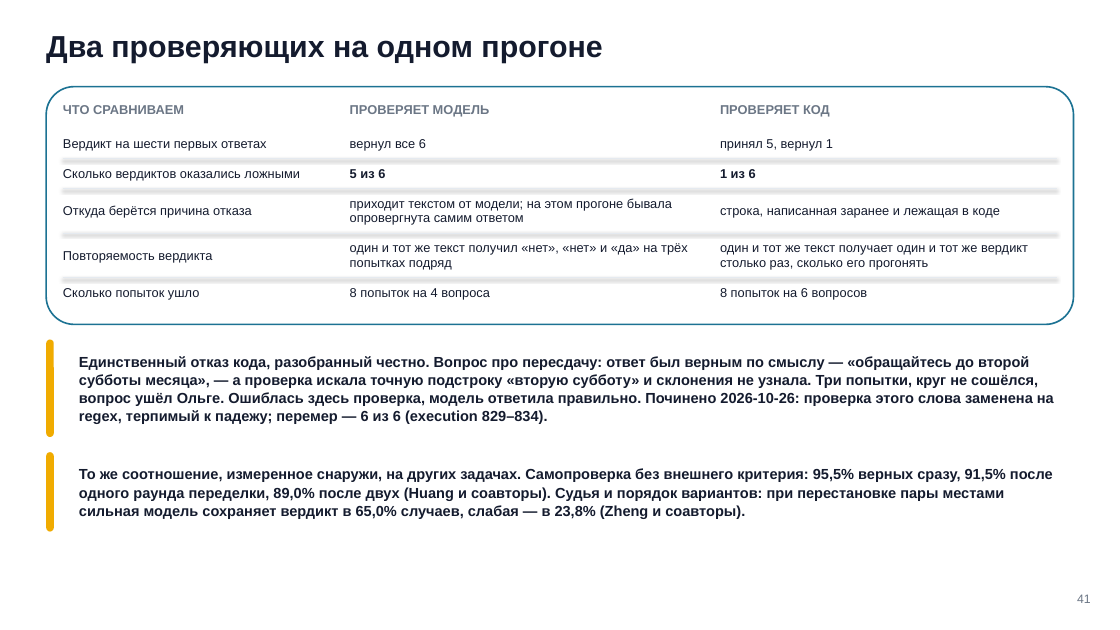
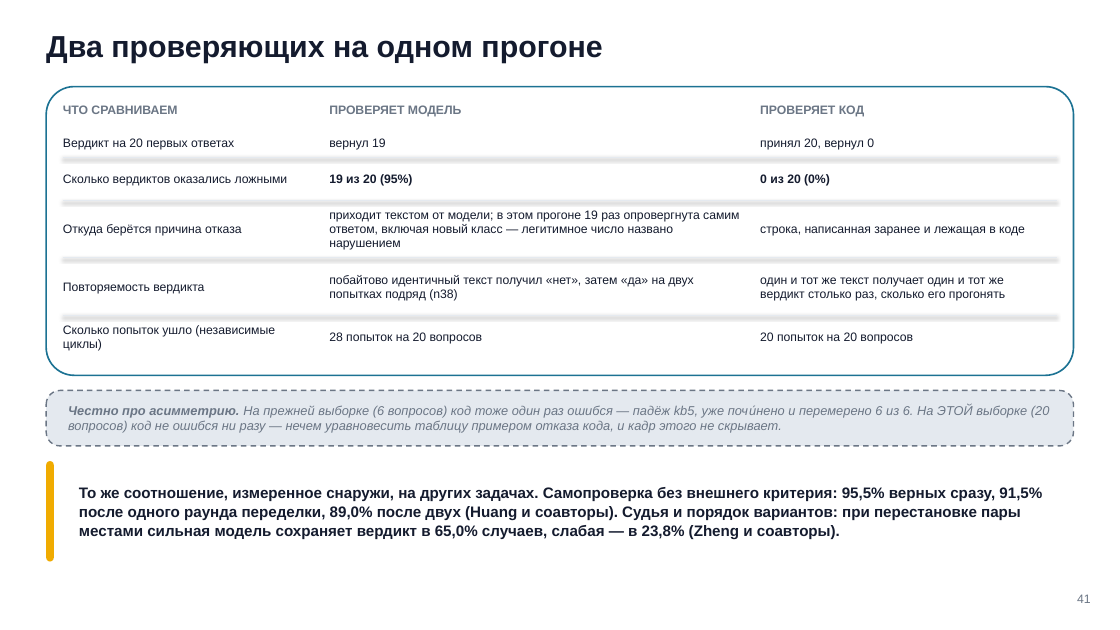
Before and after one commit to tellina-study/AI-usage-lessons, a slide deck: slide 41 of library/seminars/sem-09/rendered/sem-09.pptx. Drawn at 1120x630 pixels with LibreOffice and Linux fonts; fonts in the diff are those of the drawing. Boxes give left, top, right and bottom in pixels: in the first picture for what was removed or moved away, otherwise in the second. Text is boxed around its words. In the diff, an @@ line names an element or a change of style, - is before the commit and + after.

Commit message:
Перепроверка и дожим фидбэка владельца: 5 реальных пробелов найдены и закрыты #299
Независимая проверка каждого пункта фидбэка (6 параллельных сверок) против
дословных формулировок нашла, что Кейсы 1 и 2 выполнены полностью, но 4
кейса имели реальные пробелы, не просто недоделку:

- Кейс 3: объём замера судьи/комбинации был ~13 примеров вместо требуемых
  60 — теперь 20×3=60 на одном и том же наборе вопросов (code 100%,
  judge 90%, combo 85%, с honest-находкой о самопротиворечии судьи).
- Кейс 4: текст защитного промта «до/после» был сознательно скрыт с кадра
  вопреки прямой просьбе владельца — теперь дословно на слайде n52.
- Кейс 5: n60 (где 10/10 читалось как успех) не был доправлен тем же
  способом, что n60a; формат нигде не перенесён; воспроизводимость
  прокручена только на одном вопросе — всё дочинено, включая честную
  находку о баге собственного regex-грейдера (1/10 → реально 6/10).
- Кейс 6: кропа «суммы» не было вообще; кроп «даты» показывал крайности,
  а не реальный порог (quarter/eighth); 2 из 6 разрешений имели 3 замера
  вместо 5; кросс-кейсового сравнения точности не было вообще — всё
  построено на реальных данных, с явной оговоркой о несравнимости шкал
  между кейсами (n75a).

85 слайдов, оба физических сторожа чистые (0 наложений, 0 фигур режут
текст), 46 предупреждений — все в установленных неблокирующих классах.

```diff
--- a/library/seminars/sem-09/rendered/sem-09.pptx
+++ b/library/seminars/sem-09/rendered/sem-09.pptx
@@ rounded rectangle resized from (x1=46, y1=87, x2=1074, y2=324) to (x1=46, y1=87, x2=1074, y2=376) @@
@@ rounded rectangle at (x1=46, y1=87, x2=1074, y2=376): proportions changed @@
@@ size 11 to 10.5 pt; line spacing 12.1pt to 11.6pt in 3 elements at (x1=63, y1=105, x2=177, y2=114), (x1=760, y1=105, x2=864, y2=117), (x1=329, y1=105, x2=462, y2=117) @@
@@ text "ПРОВЕРЯЕТ МОДЕЛЬ" moved from (x1=350, y1=105, x2=490, y2=117) to (x1=329, y1=105, x2=462, y2=117) @@
@@ text "ПРОВЕРЯЕТ КОД" moved from (x1=720, y1=105, x2=830, y2=117) to (x1=760, y1=105, x2=864, y2=117) @@
@@ text at (x1=63, y1=138, x2=234, y2=150): text changed; size 11 to 10.5 pt @@
-Вердикт на шести первых ответах
+Вердикт на 20 первых ответах
@@ text at (x1=329, y1=138, x2=386, y2=150): text changed; size 11 to 10.5 pt @@
-вернул все 6
+вернул 19
@@ text at (x1=760, y1=138, x2=874, y2=150): text changed; size 11 to 10.5 pt @@
-принял 5, вернул 1
+принял 20, вернул 0
@@ text at (x1=329, y1=174, x2=412, y2=186): text changed; size 11 to 10.5 pt @@
-5 из 6
+19 из 20 (95%)
@@ text at (x1=760, y1=173, x2=830, y2=186): text changed; size 11 to 10.5 pt @@
-1 из 6
+0 из 20 (0%)
@@ text "Откуда берётся причина отказа" moved from (x1=63, y1=205, x2=252, y2=218) to (x1=63, y1=224, x2=242, y2=236) @@
@@ line moved from (63, 188) - (1057, 188) to (63, 201) - (1057, 201) @@
@@ text "строка, написанная заранее и лежащая ..." moved from (x1=720, y1=208, x2=1000, y2=218) to (x1=760, y1=226, x2=1025, y2=236) @@
@@ text at (x1=329, y1=210, x2=739, y2=250): text changed; size 11 to 10.5 pt @@
-приходит текстом от модели; на этом прогоне бывала опровергнута самим ответом
+приходит текстом от модели; в этом прогоне 19 раз опровергнута самим ответом, включая новый класс — легитимное число названо нарушением
@@ text "Повторяемость вердикта" moved from (x1=63, y1=251, x2=212, y2=263) to (x1=63, y1=282, x2=204, y2=294) @@
@@ line moved from (63, 233) - (1057, 233) to (63, 258) - (1057, 258) @@
@@ size 11 to 10.5 pt; line spacing 12.6pt to 12.1pt in 5 elements at (x1=63, y1=174, x2=288, y2=186), (x1=63, y1=224, x2=242, y2=236), (x1=760, y1=226, x2=1025, y2=236), (x1=63, y1=282, x2=204, y2=294), (x1=760, y1=277, x2=1005, y2=301) @@
@@ text "один и тот же текст ..." moved from (x1=720, y1=245, x2=1028, y2=270) to (x1=760, y1=277, x2=1005, y2=301) @@
@@ text at (x1=329, y1=275, x2=693, y2=301): text changed; size 11 to 10.5 pt @@
-один и тот же текст получил «нет», «нет» и «да» на трёх попытках подряд
+побайтово идентичный текст получил «нет», затем «да» на двух попытках подряд (n38)
@@ line moved from (63, 278) - (1057, 278) to (63, 315) - (1057, 315) @@
@@ text at (x1=63, y1=325, x2=275, y2=351): text changed; size 11 to 10.5 pt @@
-Сколько попыток ушло
+Сколько попыток ушло (независимые циклы)
@@ rounded rectangle removed at (x1=46, y1=339, x2=54, y2=437) @@
@@ text at (x1=329, y1=332, x2=483, y2=344): text changed; size 11 to 10.5 pt @@
-8 попыток на 4 вопроса
+28 попыток на 20 вопросов
@@ text at (x1=760, y1=332, x2=913, y2=344): text changed; size 11 to 10.5 pt @@
-8 попыток на 6 вопросов
+20 попыток на 20 вопросов
@@ rounded rectangle added at (x1=46, y1=391, x2=1074, y2=446), fill #E4E9EF, outline #6B7685 1.2 pt dashed @@
@@ text at (x1=68, y1=405, x2=1050, y2=433): text changed; size 12.5 to 11 pt; text colour #141B2E to #6B7685; bold off; italic on @@
-Единственный отказ кода, разобранный честно. Вопрос про пересдачу: ответ был верным по смыслу — «обращайтесь до второй субботы месяца», — а проверка искала точную подстроку «вторую субботу» и склонения не узнала. Три попытки, круг не сошёлся, вопрос ушёл Ольге. Ошиблась здесь проверка, модель ответила правильно. Починено 2026-10-26: проверка этого слова заменена на regex, терпимый к падежу; перемер — 6 из 6 (execution 829–834).
+Честно про асимметрию. На прежней выборке (6 вопросов) код тоже один раз ошибся — падёж kb5, уже почи́нено и перемерено 6 из 6. На ЭТОЙ выборке (20 вопросов) код не ошибся ни разу — нечем уравновесить таблицу примером отказа кода, и кадр этого не скрывает.
@@ rounded rectangle resized from (x1=46, y1=452, x2=54, y2=532) to (x1=46, y1=461, x2=54, y2=562) @@
@@ text "То же соотношение, измеренное снаружи, ..." moved from (x1=79, y1=468, x2=1053, y2=519) to (x1=79, y1=487, x2=1042, y2=539) @@
@@ text "То же соотношение, измеренное снаружи, ..." at (x1=79, y1=487, x2=1042, y2=539): size 12.5 to 13 pt; line spacing 15.5pt to 16.1pt @@
```
Also in this commit, not shown: 13 other slides changed, 6 slides added, 4 slides removed, 42 other files.
